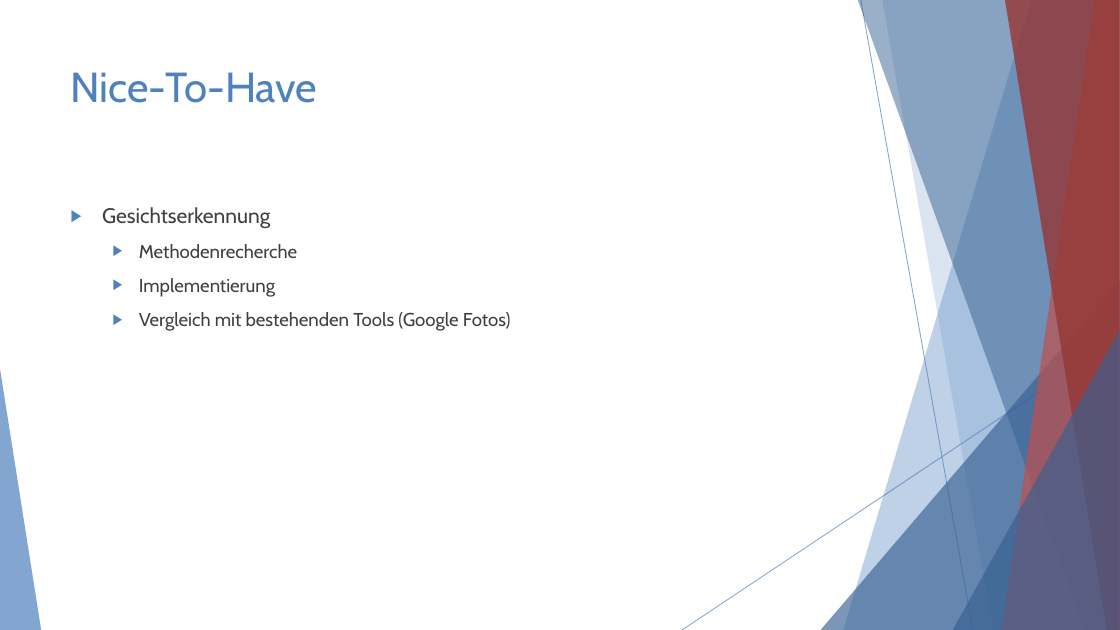
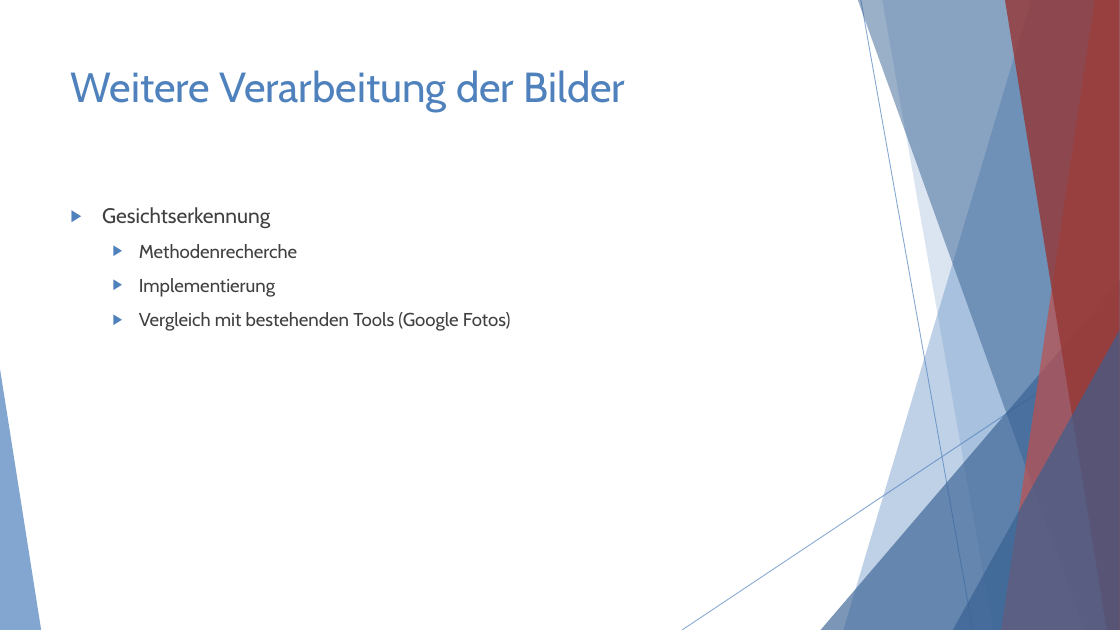
Before and after one commit to youssefMes/FotoAlbumExtractor, a slide deck: slide 6 of expose/expose_präsentation.pptx. Drawn at 1120x630 pixels with LibreOffice and Linux fonts; fonts in the diff are those of the drawing. Boxes give left, top, right and bottom in pixels: in the first picture for what was removed or moved away, otherwise in the second. Text is boxed around its words. In the diff, an @@ line names an element or a change of style, - is before the commit and + after.

```diff
--- a/expose/expose_präsentation.pptx
+++ b/expose/expose_präsentation.pptx
@@ title at <box>71,70,626,112</box>: text changed @@
-Nice-To-Have
+Weitere Verarbeitung der Bilder
```
Also in this commit, not shown: 1 other slide changed.
